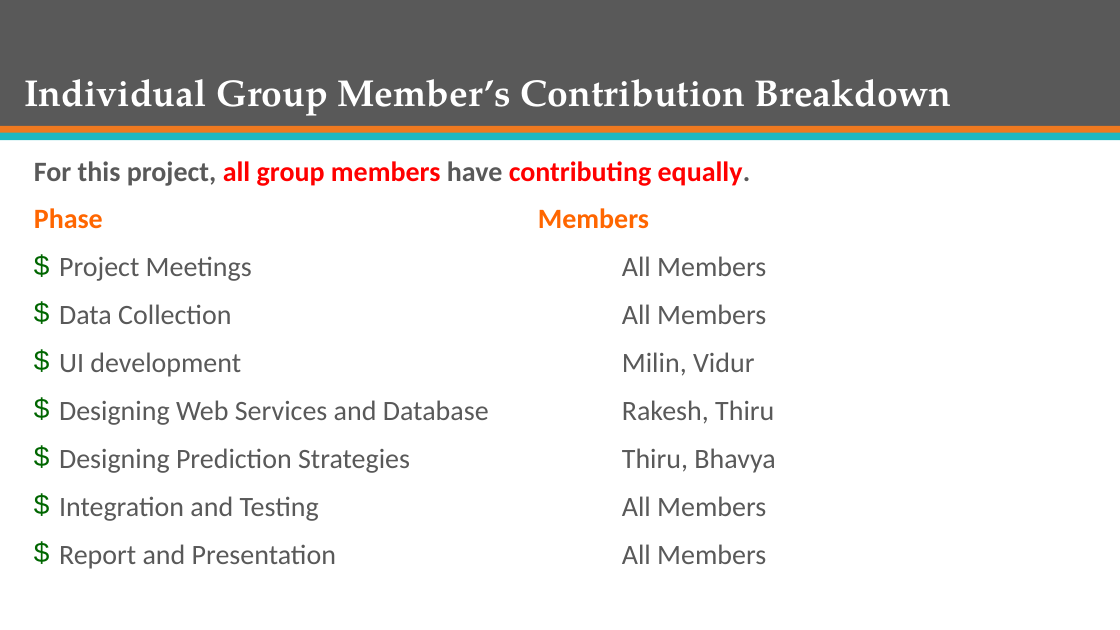
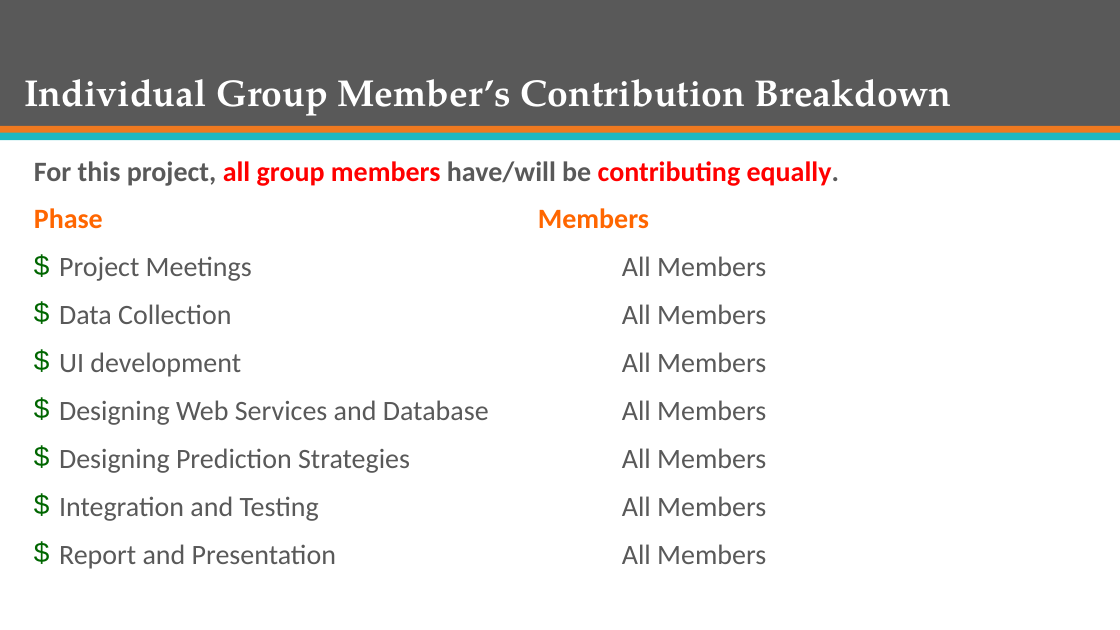
Before and after one commit to mJaiswal/Stock-Market-Prediction-Project, a slide deck: slide 2 of All Documentation/Presentations/Group 13 - ECE 568 - Final Project Preliminary Presentation.pptx. Drawn at 1120x630 pixels with LibreOffice and Linux fonts; fonts in the diff are those of the drawing. Boxes give left, top, right and bottom in pixels: in the first picture for what was removed or moved away, otherwise in the second. Text is boxed around its words. In the diff, an @@ line names an element or a change of style, - is before the commit and + after.

Commit message:
Revert "Final Project presentation"
This reverts commit 832766f04cd8442b965ed63aae4b14a67f5be8de.

```diff
--- a/All Documentation/Presentations/Group 13 - ECE 568 - Final Project Preliminary Presentation.pptx
+++ b/All Documentation/Presentations/Group 13 - ECE 568 - Final Project Preliminary Presentation.pptx
@@ text at box(34, 161, 840, 186): text changed @@
-For this project, all group members have contributing equally.
+For this project, all group members have/will be contributing equally.
@@ text at box(59, 352, 766, 473): text changed @@
-$ UI development Milin, Vidur
-$ Designing Web Services and Database Rakesh, Thiru
-$ Designing Prediction Strategies Thiru, Bhavya
+$ UI development All Members
+$ Designing Web Services and Database All Members
+$ Designing Prediction Strategies All Members
```
Also in this commit, not shown: 8 other slides changed, 11 slides added, 2 slides removed, 1 other file.
